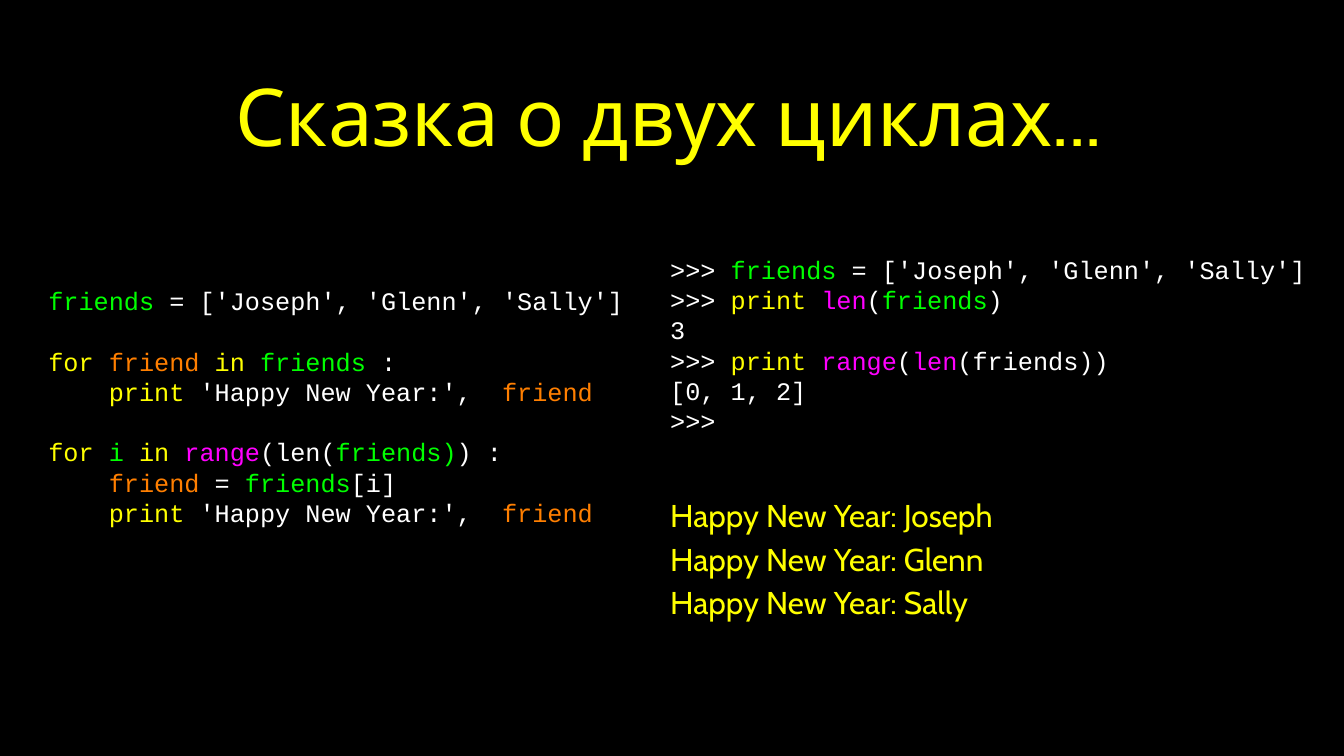
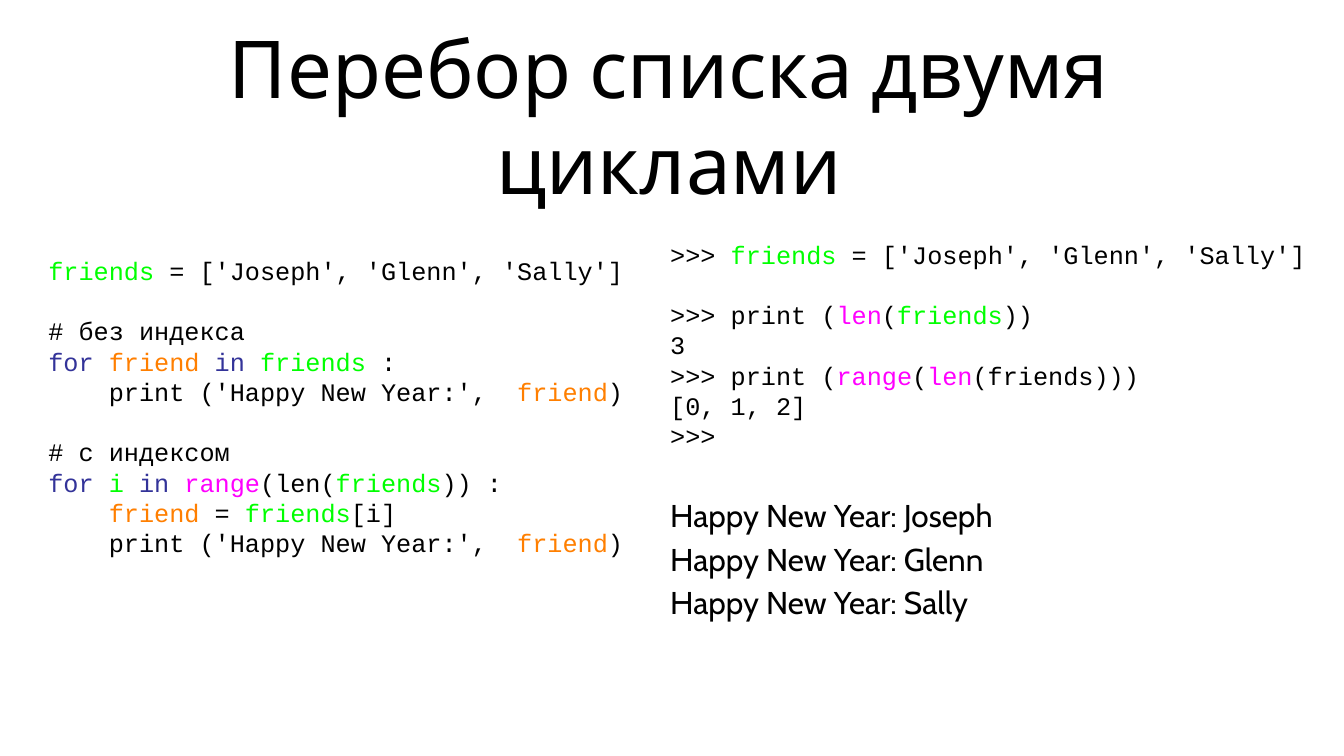
Before and after one commit to maxchv/LearnPython, a slide deck: slide 18 of week02/05.Lists.pptx (slide 16 before the commit). Drawn at 1344x756 pixels with LibreOffice and Linux fonts; fonts in the diff are those of the drawing. Boxes give left, top, right and bottom in pixels: in the first picture for what was removed or moved away, otherwise in the second. Text is boxed around its words. In the diff, an @@ line names an element or a change of style, - is before the commit and + after.

Commit message:
изменения в презентации по спискам

```diff
--- a/week02/05.Lists.pptx
+++ b/week02/05.Lists.pptx
@@ background #000000 to #FFFFFF @@
@@ title at (x1=229, y1=37, x2=1109, y2=209): text changed; text colour #FFFF00 to #000000 @@
-Сказка о двух циклах...
+Перебор списка двумя циклами
@@ text at (x1=48, y1=261, x2=623, y2=528): text colour #FFFFFF to #000000 in "= ['Joseph', 'Glenn', 'Sally']", ":", "range(len(friends)) :", "= friends[i]"; text colour #FFFF00 to #333399 in "for in", "for in"; text colour #00FF00 to #000000 in "range(len(friends))" @@
@@ text at (x1=670, y1=245, x2=1305, y2=421): text colour #FFFFFF to #000000 in ">>> = ['Joseph', 'Glenn', 'Sally']", "3", "[0, 1, 2]", ">>>" @@
@@ text at (x1=79, y1=322, x2=245, y2=345): paragraph added @@
+# без индекса
@@ text at (x1=731, y1=306, x2=1033, y2=330): text changed; text colour #00FF00 to #000000 @@
->>> print len(friends)
+>>> print (len(friends))
@@ text at (x1=79, y1=382, x2=623, y2=466): text changed; text colour #FFFFFF to #000000 @@
-print 'Happy New Year:', friend
+print ('Happy New Year:', friend)
+# с индексом
@@ text at (x1=731, y1=366, x2=1139, y2=391): text changed; text colour #FFFFFF to #000000 @@
->>> print range(len(friends))
+>>> print (range(len(friends)))
@@ text "Happy New Year: Joseph" at (x1=670, y1=503, x2=993, y2=621): text colour #FFFF00 to #000000 @@
@@ text at (x1=109, y1=534, x2=623, y2=558): text changed; text colour #FFFFFF to #000000 @@
-print 'Happy New Year:', friend
+print ('Happy New Year:', friend)
```
Also in this commit, not shown: 27 other slides changed, 5 slides added, 2 other files.
